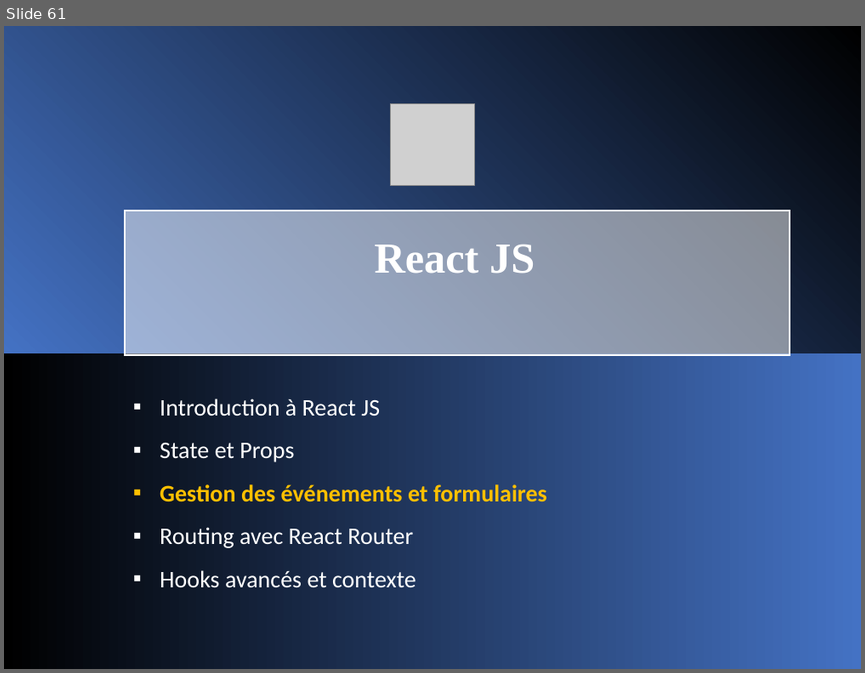
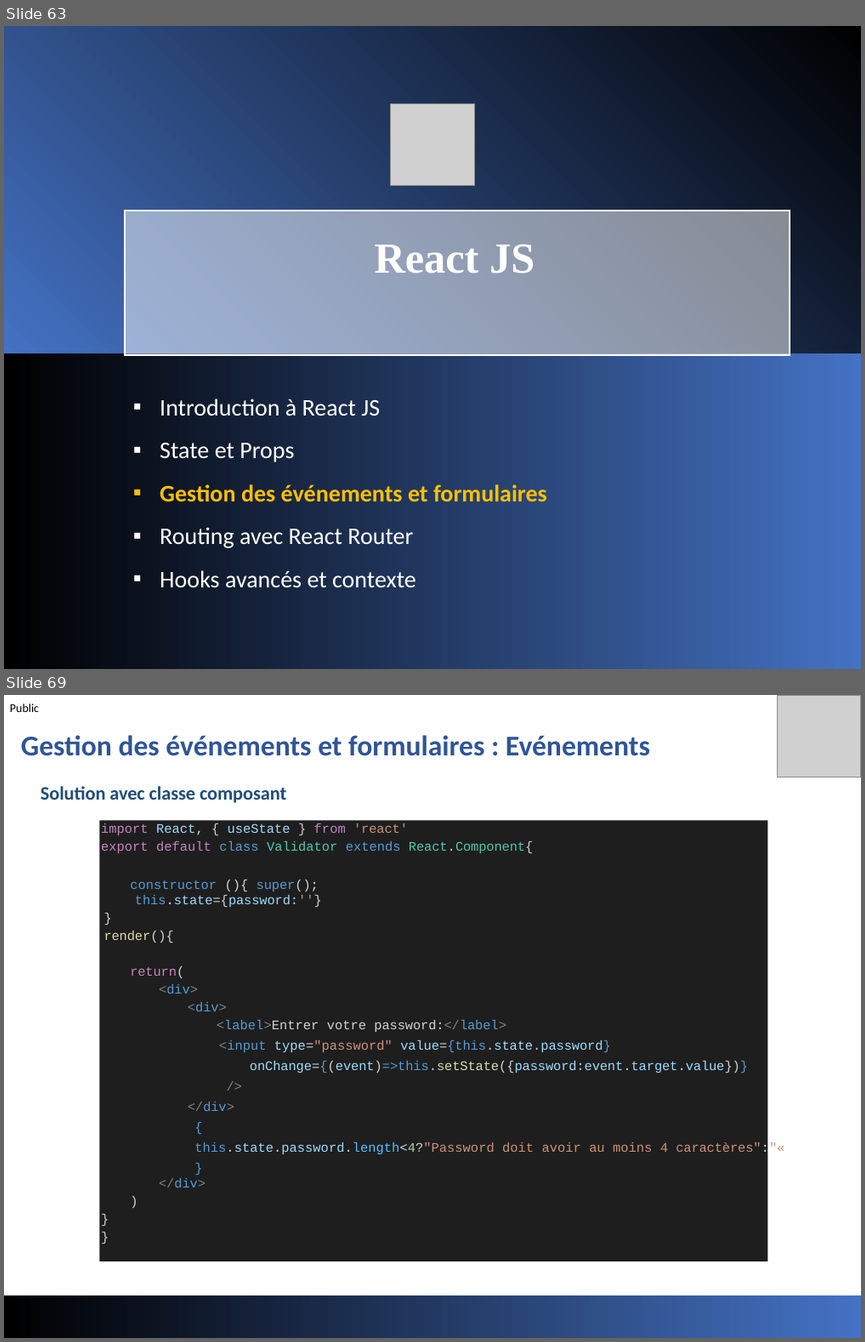
Before and after one commit to jeouit/REACT, a slide deck: Formation Front-V1-4.pptx. Shown one above the other, each under a label of ours: slide 61 before the commit, slides 63 and 69 after it; the slides between them are not shown. The pictures are 865x673 and 865x1342 pixels, drawn with LibreOffice and Linux fonts; fonts in the diff are those of the drawing; grey boxes stand for pictures. Boxes give left, top, right and bottom in pixels: in the first picture for what was removed or moved away, otherwise in the second. Text is boxed around its words. In the diff, an @@ line names an element or a change of style, - is before the commit and + after.

```diff
--- a/Formation Front-V1-4.pptx
+++ b/Formation Front-V1-4.pptx
@@ slide 69 added at [4, 695, 861, 1338], background #FFFFFF @@
@@ text added at [10, 703, 39, 712], 10 pt, text #000000 @@
+Public
@@ picture added at [777, 695, 861, 777] @@
@@ text added at [21, 735, 650, 756], 24 pt, text #2F5597, bold @@
+Gestion des événements et formulaires : Evénements
@@ text added at [41, 786, 286, 803], 16 pt, text #1F4E79, bold @@
+Solution avec classe composant
@@ rectangle added at [99, 820, 767, 1260], fill #1E1E1E, 11 pt, text #9CDCFD @@
+import React, { useState } from 'react'
+export default class Validator extends React.Component{
+constructor (){ super();
+this.state={password:''}
+}
+render(){
+return(
+<div>
+<div>
+<label>Entrer votre password:</label>
+<input type="password" value={this.state.password}
+onChange={(event)=>this.setState({password:event.target.value})}
+/>
+</div>
+{
+this.state.password.length<4?"Password doit avoir au moins 4 caractères":"«
+}
+</div>
+)
+}
+}
@@ rectangle added at [4, 1296, 861, 1338], fill gradient #000000 to #4472C4 @@
@@ what was slide 61 is now slide 63 @@
```
Also in this commit, not shown: 25 other slides added, 1 other file.
